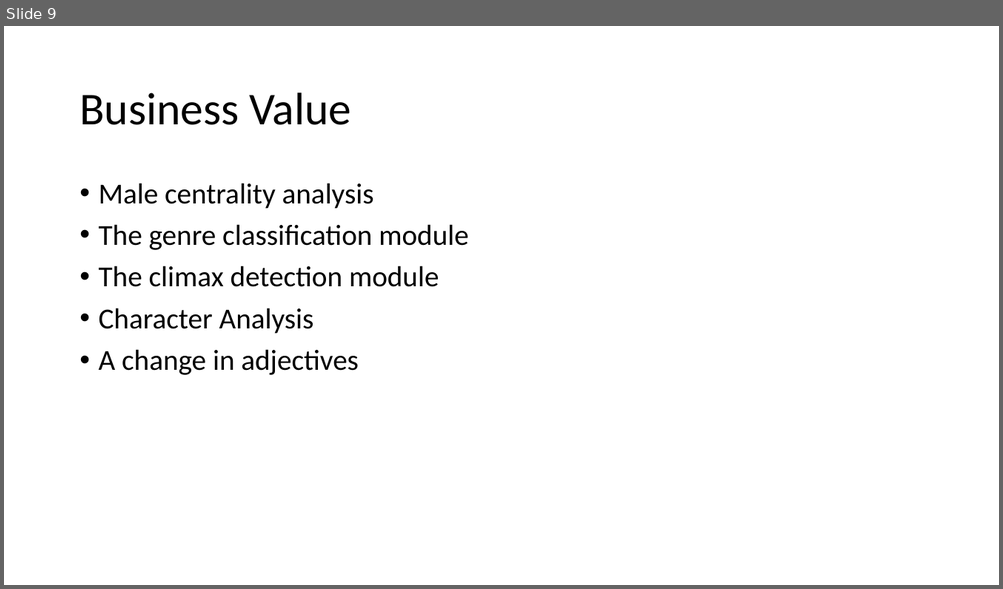
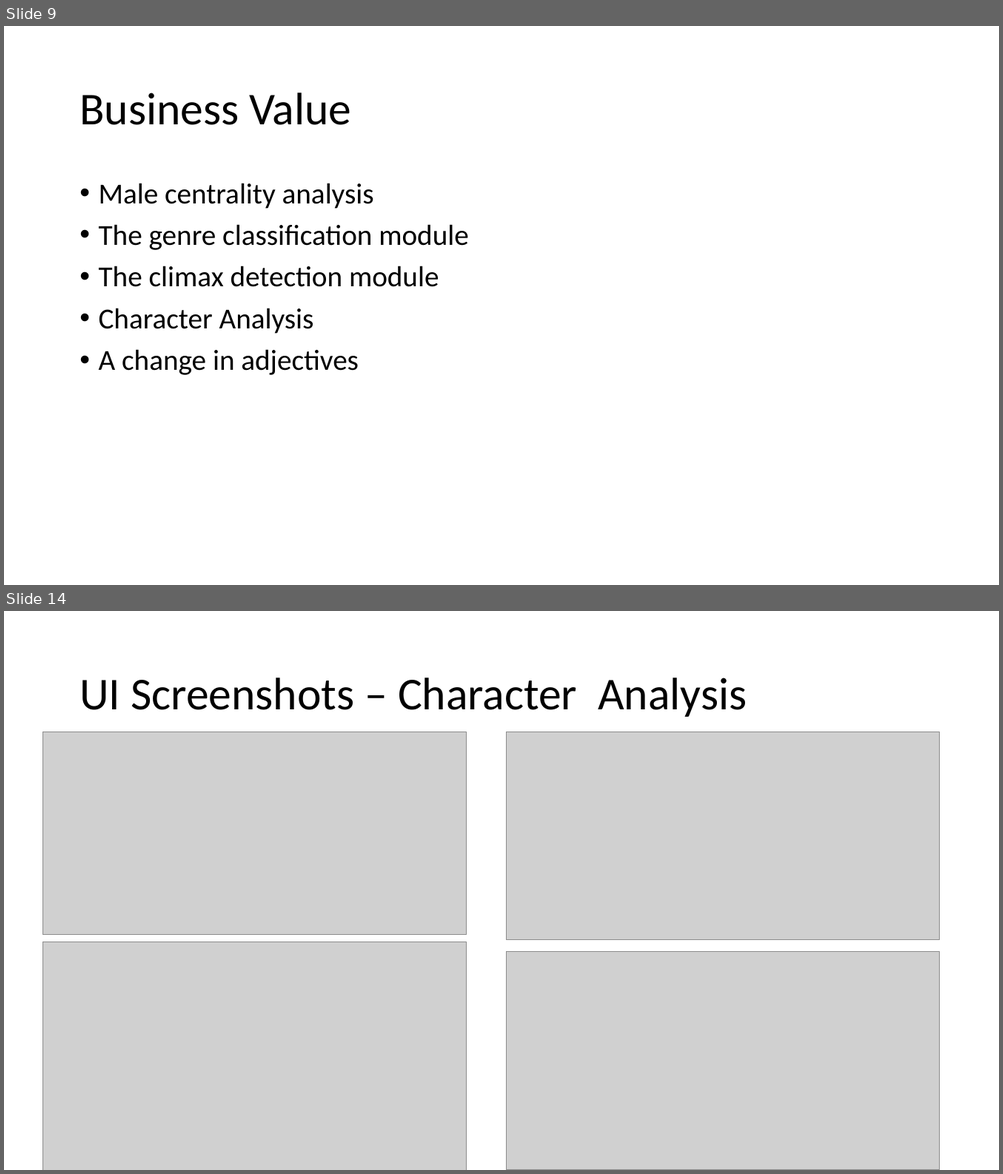
Before and after one commit to malikamakker/Bolly, a slide deck: BollyBuff.pptx. Shown one above the other, each under a label of ours: slide 9 before the commit, slides 9 and 14 after it; the slides between them are not shown. The pictures are 1003x589 and 1003x1174 pixels, drawn with LibreOffice and Linux fonts; fonts in the diff are those of the drawing; grey boxes stand for pictures. Boxes give left, top, right and bottom in pixels: in the first picture for what was removed or moved away, otherwise in the second. Text is boxed around its words. In the diff, an @@ line names an element or a change of style, - is before the commit and + after.

```diff
--- a/BollyBuff.pptx
+++ b/BollyBuff.pptx
@@ slide 14 added at bbox=[4, 611, 999, 1170], background #FFFFFF @@
@@ title added at bbox=[79, 678, 746, 717], 44 pt, text #000000 @@
+UI Screenshots – Character Analysis
@@ picture added at bbox=[42, 732, 466, 935] @@
@@ picture added at bbox=[506, 732, 939, 940] @@
@@ picture added at bbox=[42, 943, 466, 1170] @@
@@ picture added at bbox=[506, 952, 939, 1170] @@
```
Also in this commit, not shown: 4 other slides added.
